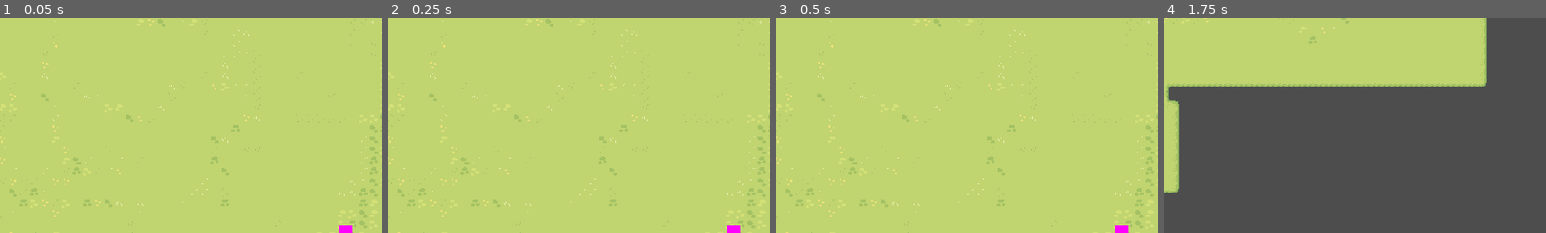
Above: before the commit, frames 1-4 (left to right).
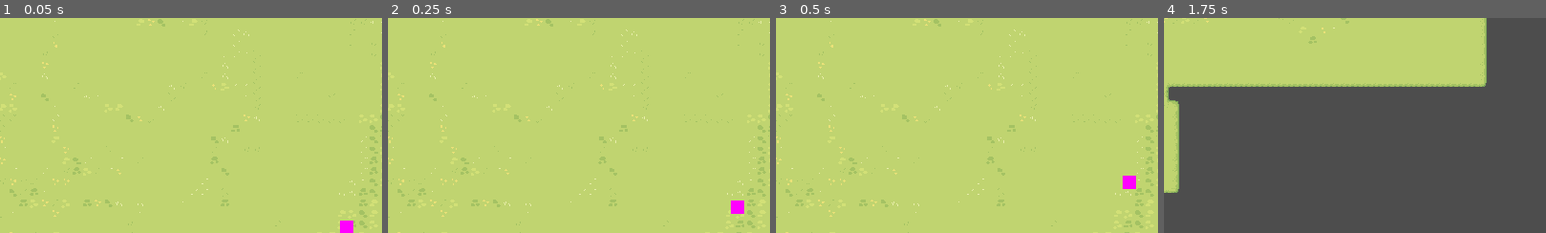
Above: after the commit, the same moments.

Repository: pick-ax-e/Mini-Jam-156-Jame-Gam-29
Game: Godot game, scene res://scenes/main.tscn
The game is run twice, just before and just after one commit, with the same random seed, the same clock (stepped at 60 frames per second) and the same inputs.
Inputs:
- Up to frame 1 (0.05 s): no input
- Up to frame 2 (0.25 s): no input
- Up to frame 3 (0.5 s): no input
- Up to frame 4 (1.75 s): hold D (move_right) 0.53-1.28 s; hold S (move_back) from 1.28 s (still down)
The pictures show only the part of the screen within x 1-51%, y 50-100%; the shares and areas given below are measured in that part.

The runs differ from the first frame. In frame 1, 0.1% of the frame differs, in the area x 88-93%, y 94-100%; in frame 2, 0.3%, in the area x 88-94%, y 84-100%; in frame 3, 0.3%; in frame 4, nothing differs.

Commit message:
corrected enemy code to use player from singleton

Diff:
--- a/scripts/enemy/basic_enemy.gd
+++ b/scripts/enemy/basic_enemy.gd
@@ -2,6 +2,8 @@
 extends Enemy
 
 enum AttackState { NONE, CHARGING, LUNGING, RECHARGING }
+
+@onready var player = Singleton.player_node
 
 @export_category("Attack Settings")
 @export var range = 50
@@ -9,6 +11,7 @@
 @export var lunge_speed: float = 100
 @export var lunge_distance: float = 100
 @export var recharge_time: float = 1
+
 
 var attack_state = AttackState.NONE
 var current_charge_time = 0
@@ -22,11 +25,6 @@
 func _movement(delta: float):
 	if is_attacking:
 		return
-
-	var player = Singleton.player_node
-	if position.distance_to(player.position) <= range:
-		pass
-	print(player)
 
 	if global_position.distance_to(player.global_position) <= range:
 		return
--- a/scripts/enemy/enemy.gd
+++ b/scripts/enemy/enemy.gd
@@ -15,14 +15,13 @@
 var is_attacking = false
 
 func _physics_process(delta: float):
-	#_movement(delta)
-	#
-	#if _can_attack():
-		#is_attacking = true
-		#
-	#if is_attacking:
-		#_do_attack(delta)
-	pass
+	_movement(delta)
+
+	if _can_attack():
+		is_attacking = true
+
+	if is_attacking:
+		_do_attack(delta)
 
 # Handles the movement of an enemy
 func _movement(delta: float):
